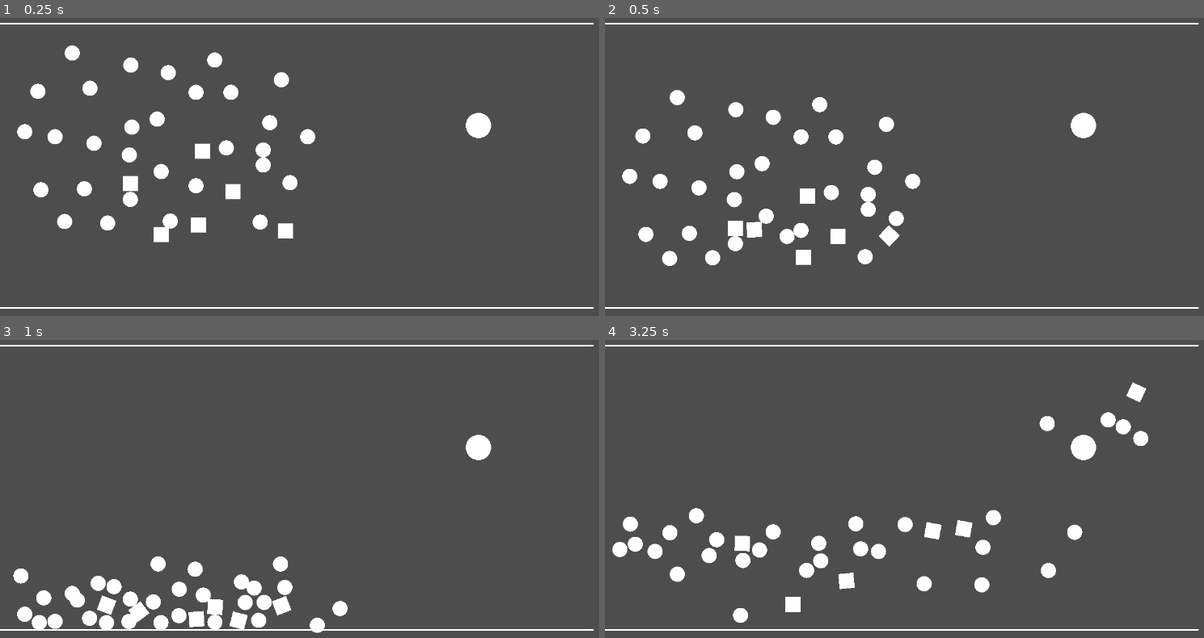
Above: before the commit, frames 1-4 (two rows, left to right).
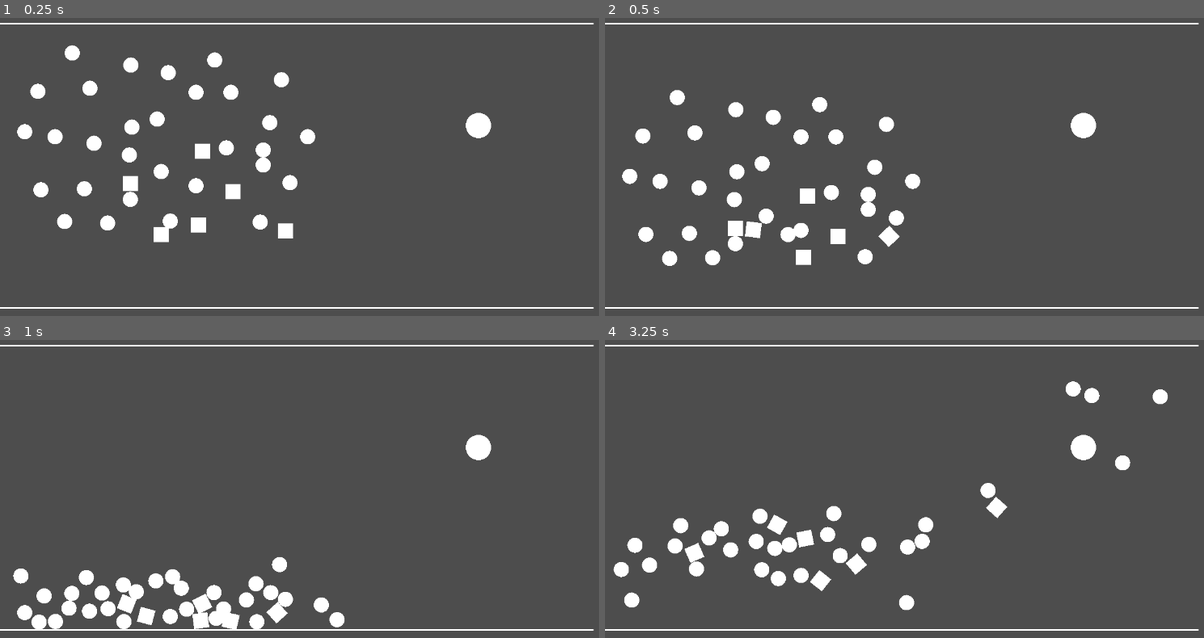
Above: after the commit, the same moments.

Repository: rielvis/SPiG_T4_PhPe
Game: Godot game, scene res://physics_tutorial/scenes/game.tscn
Two runs of this game, one before a commit and one after it. Both use one fixed random seed, a clock stepped at 60 frames per second and the inputs below. This scene is started directly instead of the project's main scene.
Inputs:
- Up to frame 1 (0.25 s): no input
- Up to frame 2 (0.5 s): no input
- Up to frame 3 (1 s): hold Right (rightArrow) from 0.53 s (still down); hold A (A) from 0.53 s (still down)
- Up to frame 4 (3.25 s): release A (A) at 1.28 s; tap D (D) at 1.35, 2.85 s; release Right (rightArrow) at 2.03 s; hold A (A) 2.03-2.78 s; hold Left (leftArrow) from 2.03 s (still down)

Frame 1 is identical in both runs. In frame 2, 0.1% of the frame differs, in the area x 23-50%, y 64-77%; in frame 3, 4.0%; in frame 4, 7.2%, in the area x 1-94%, y 13-96%.

Commit message:
Modified the bounce

Diff:
--- a/physics_tutorial/scenes/ball.tscn
+++ b/physics_tutorial/scenes/ball.tscn
@@ -1,7 +1,7 @@
 [gd_scene load_steps=4 format=3 uid="uid://c88dbrqh7udi3"]
 
 [sub_resource type="PhysicsMaterial" id="PhysicsMaterial_n1dj2"]
-bounce = 0.5
+bounce = 0.6
 
 [sub_resource type="SphereMesh" id="SphereMesh_n1dj2"]
 
